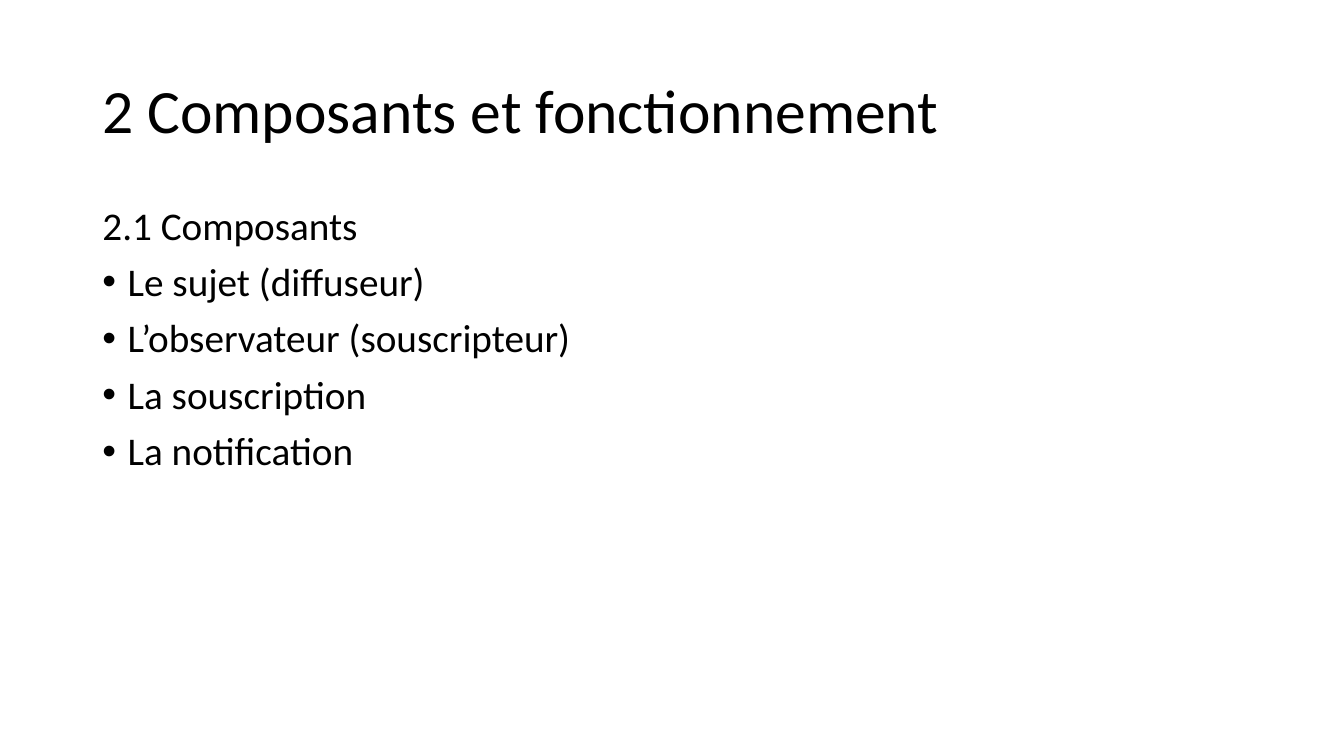
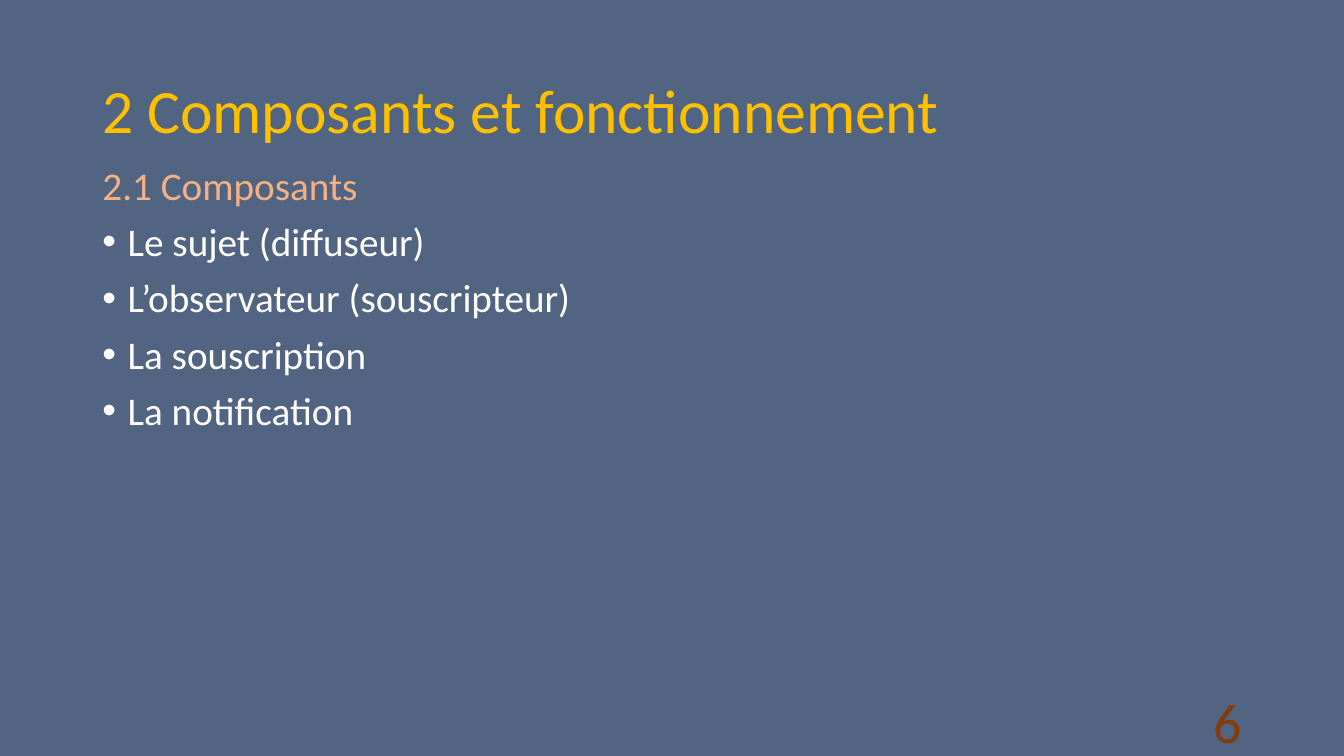
Before and after one commit to D-CRAVO/FORMATION-CDA-2210, a slide deck: slide 6 of 106_DesignPattern/Cours/Observateur/Observateur.pptx. Drawn at 1344x756 pixels with LibreOffice and Linux fonts; fonts in the diff are those of the drawing. Boxes give left, top, right and bottom in pixels: in the first picture for what was removed or moved away, otherwise in the second. Text is boxed around its words. In the diff, an @@ line names an element or a change of style, - is before the commit and + after.

```diff
--- a/106_DesignPattern/Cours/Observateur/Observateur.pptx
+++ b/106_DesignPattern/Cours/Observateur/Observateur.pptx
@@ background #FFFFFF to #526582 @@
@@ title "2 Composants et fonctionnement" at box(102, 90, 938, 143): text colour #000000 to #FFC000 @@
@@ text "2.1 Composants": place and size @@
-text "2.1 Composants" at box(102, 214, 570, 466)
+text "2.1 Composants" at box(102, 174, 570, 426)
@@ text "2.1 Composants" at box(102, 174, 570, 426): text colour #000000 to #F4B183 in "2.1 Composants"; text colour #000000 to #FFFFFF in "Le sujet (diffuseur)", "L’observateur (souscripteur)", "La souscription", "La notification" @@
@@ page number added at box(1213, 705, 1241, 744), 40 pt, text #843C0B @@
+6
```
Also in this commit, not shown: 23 other slides changed, 1 slide added.
